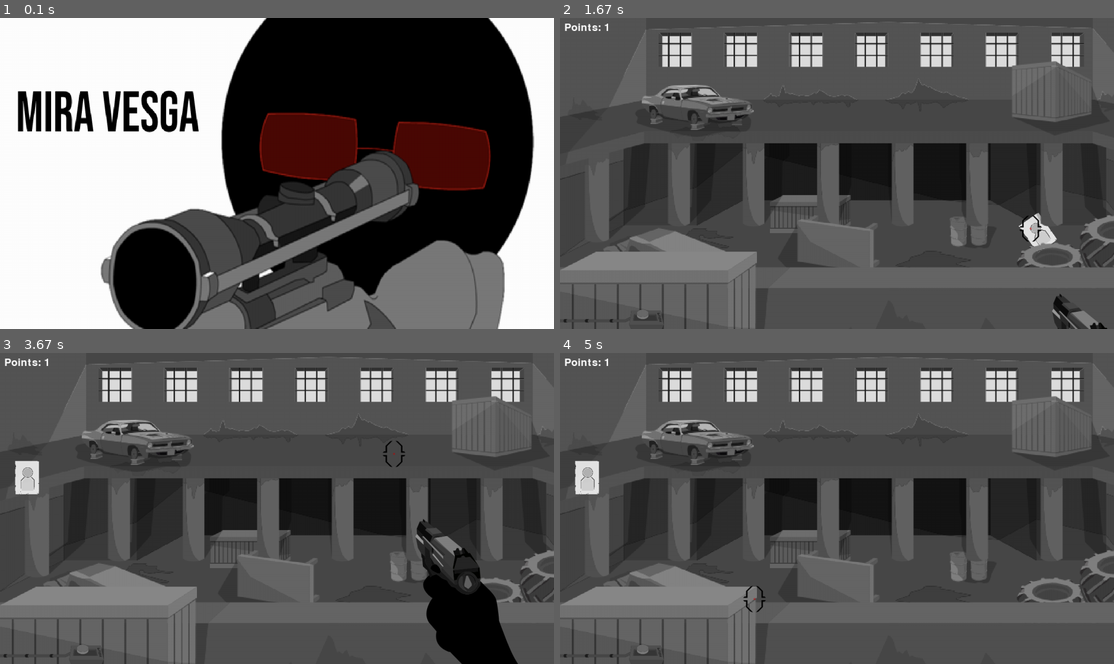
Above: before the commit, frames 1-4 (two rows, left to right).
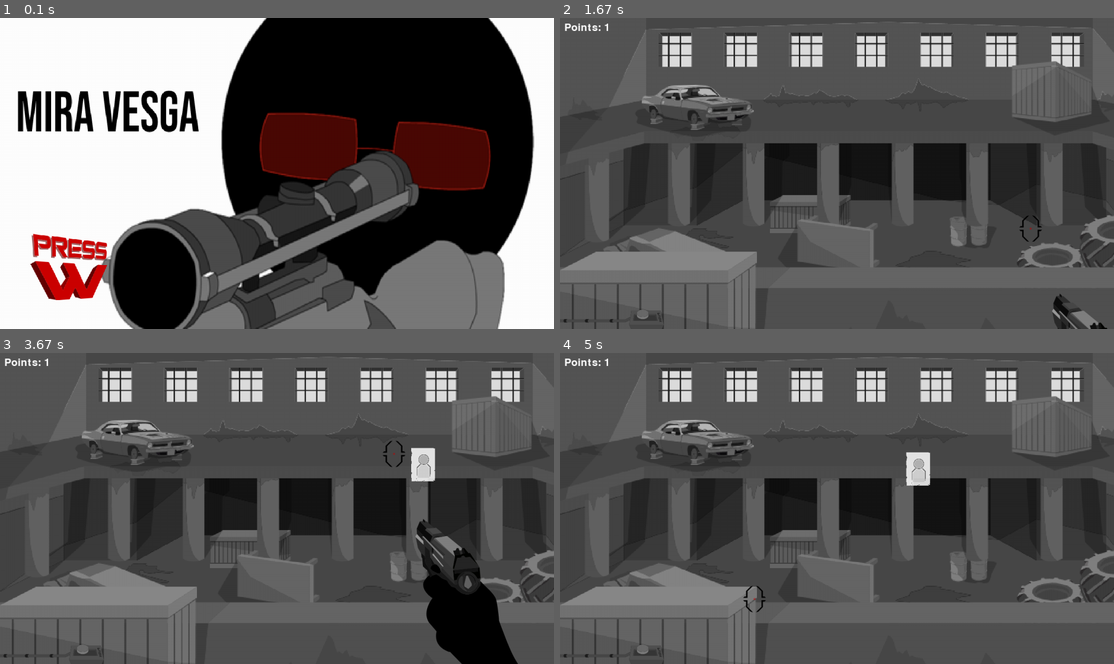
Above: after the commit, the same moments.

Repository: insper-classroom/projeto-pygame-branco
Game: pygame game, started from GAME/game.py
Same seed, same stepped clock (60 frames per second), same inputs: the game is played once before the commit and once after it.
Inputs (mouse positions are in pixels of both pictures, inside the frame that each line leads up to):
- Up to frame 1 (0.1 s): no input
- Up to frame 2 (1.67 s): tap W at 0.33 s; click (704, 176) at 0.72 s; click (1030, 229) at 1.05 s; tap Enter at 1.33 s
- Up to frame 3 (3.67 s): click (249, 589) at 1.72 s; click (260, 455) at 2.05 s; click (188, 405) at 2.38 s; click (421, 480) at 2.72 s; click (448, 502) at 3.05 s; click (393, 452) at 3.38 s
- Up to frame 4 (5 s): click (676, 449) at 3.72 s; click (859, 496) at 4.05 s; click (676, 489) at 4.38 s; click (753, 598) at 4.72 s

The runs differ from the first frame. In frame 1, 1.8% of the frame differs, in the area x 5-20%, y 69-91%; in frame 2, 0.4%; in frame 3, 0.9%; in frame 4, 0.9%.

Commit message:
alvos dasaparecem ao acertar

Diff:
--- a/GAME/draw.py
+++ b/GAME/draw.py
@@ -24,31 +24,9 @@
     self.last_shoot_time = -1
 
 
-  #tela inicial Luise
-  def draw_initial_screen(self, screen):
-    screen.blit(self.assets['tela_inicial'], (0, 0))
-    pygame.display.update()
 
-
-  def draw_sr(self, screen):
-
-    # implementar o start do game
-    if self.state['sr_started']:
-      pass
-
-    mouse_pos_x, mouse_pos_y = self.state['fired_pos']
-
-    self.cronometer += self.clock.get_time()
-
-    target_time = self.cronometer // 1500
-
-    shoot_time = self.cronometer // 200
-
-    if self.last_target_time != target_time:
-      self.random_number = randint(0, 10)
-    self.last_target_time = target_time
-
-    target_list = [
+    # targets organized
+    self.target_list = [
       (self.assets['target_sr'][0], (770, 520)),
       (self.assets['target_sr'][6], (200, 520)),
       (self.assets['target_sr'][7], (450, 460)),
@@ -62,6 +40,37 @@
       (self.assets['target_sr'][5], (1500, 220)),
     ]
 
+    self.target = self.target_list[self.random_number][0]
+
+
+  def draw_initial_screen(self, screen):
+    screen.blit(self.assets['tela_inicial'], (0, 0))
+
+    # press w to start shootingrange
+    if not self.state['sr_started']:
+      screen.blit(self.assets['press_w'], (70, 500))
+
+    pygame.display.update()
+
+
+  def draw_sr(self, screen):
+
+    mouse_pos_x, mouse_pos_y = self.state['fired_pos']
+
+    self.cronometer += self.clock.get_time()
+
+    target_time = self.cronometer // 750
+
+    shoot_time = self.cronometer // 200
+
+    target_list = self.target_list
+
+    if self.last_target_time != target_time:
+      self.random_number = randint(0, 10)
+      self.state['hit'] = False
+    self.last_target_time = target_time
+
+
     screen.fill(black)
 
     # background
@@ -69,16 +78,21 @@
     screen.blit(self.assets['props_sr'], (485, 410))
 
     # behind pillars and cars
-    if self.random_number >= 0 and self.random_number <= 4:
-      screen.blit(target_list[self.random_number][0], target_list[self.random_number][1])
-      self.state['target_info'] = pygame.Rect(target_list[self.random_number][1][0], target_list[self.random_number][1][1], 55, 77)
+    if self.state['hit'] == False:
+      if self.random_number >= 0 and self.random_number <= 4:
+
+        screen.blit(target_list[self.random_number][0], target_list[self.random_number][1])
+        self.state['target_info'] = pygame.Rect(target_list[self.random_number][1][0], target_list[self.random_number][1][1], 55, 77)
+
 
     screen.blit(self.assets['pillars_sr'], (0, 0))
 
     # on top
-    if self.random_number > 4 and self.random_number <= 10:
-      screen.blit(target_list[self.random_number][0], target_list[self.random_number][1])
-      self.state['target_info'] = pygame.Rect(target_list[self.random_number][1][0], target_list[self.random_number][1][1], 55, 77)
+    if self.state['hit'] == False:
+      if self.random_number > 4 and self.random_number <= 10:
+
+        screen.blit(target_list[self.random_number][0], target_list[self.random_number][1])
+        self.state['target_info'] = pygame.Rect(target_list[self.random_number][1][0], target_list[self.random_number][1][1], 55, 77)
 
 
     screen.blit(self.assets['cars_sr'], (100, 100))
@@ -87,9 +101,6 @@
     # buttons
     screen.blit(self.assets['button'], (0, 675))
 
-    # press w to start shootingrange
-    if not self.state['sr_started']:
-      screen.blit(self.assets['press_w'], (70, 500))
 
     # crosshair
     screen.blit(self.assets['crosshair'], (self.state['mouse_x'] - 26, self.state['mouse_y'] - 31))
@@ -114,7 +125,7 @@
       self.state['fired_mark'] = False
     self.last_shoot_time = shoot_time
 
-    # POINTS - Luise
+    # POINTS
     font = pygame.font.Font(None, 36)
     points = self.state['points_sr']
     points_text = font.render(f'Points: {points}', True, white)
@@ -123,3 +134,17 @@
     screen.blit(points_text, points_rect)
 
     pygame.display.update()
+
+
+  def draw_final_screen(self, screen):
+
+    screen.fill(black)
+
+
+    font = pygame.font.Font(None, 70)
+    parabens_text = font.render('PARABÉNS', True, white)
+    parabens_rect = parabens_text.get_rect()
+    parabens_rect.topleft = (650, 200)
+    screen.blit(parabens_text, parabens_rect)
+
+    pygame.display.update()
--- a/GAME/events.py
+++ b/GAME/events.py
@@ -15,6 +15,7 @@
 
     self.clock = clock
 
+
   def all_events(self):
 
     # move crosshair
@@ -22,44 +23,30 @@
 
     # all events
     for event in pygame.event.get():
-      print(event)
 
-      # if player kills game
-      if event.type == pygame.KEYDOWN:
+      if self.state['initial_screen'] == False:
+        if event.type == pygame.KEYDOWN:
+          if event.key == pygame.K_w:
+            self.state['initial_screen'] = True
+            self.assets['button'] = self.assets['button_on']
+            self.state['sr_started'] = True
+      else:
+        # if player kills game
+        if event.type == pygame.KEYDOWN:
 
-        if event.key == pygame.K_w:
-          self.state['initial_screen'] = True
-          self.assets['button'] = self.assets['button_on']
-          self.state['sr_started'] = True
+          if event.key == pygame.K_ESCAPE:
+            return False
+            # ----- #
 
-        if event.key == pygame.K_ESCAPE:
-          return False
-          # ----- #
+        if event.type == pygame.MOUSEBUTTONDOWN:
+          if event.button == 1:
+            self.state['fired'] = True
+            self.state['fired_mark'] = True
+            self.state['fired_pos'] = event.pos
+
+            if self.state['target_info'].collidepoint(event.pos):
+              self.state['hit'] = True
+              self.state['points_sr'] += 1
 
 
-
-      # if event.type == pygame.KEYDOWN:
-
-      #   if event.key == pygame.K_w:
-      #     self.state['initial_screen'] = True
-
-      #   if event.key == pygame.K_ESCAPE:
-      #     return False
-      #     # ----- #
-
-      # if event.type == pygame.KEYDOWN:
-      #   if event.key == pygame.K_w:
-      #     self.assets['button'] = self.assets['button_on']
-      #     self.state['sr_started'] = True
-
-      if event.type == pygame.MOUSEBUTTONDOWN:
-        if event.button == 1:
-          self.state['fired'] = True
-          self.state['fired_mark'] = True
-          self.state['fired_pos'] = event.pos
-
-          if self.state['target_info'].collidepoint(event.pos):
-            print('ACERTOU')
-            self.state['points_sr'] += 1
-
     return True
--- a/GAME/game.py
+++ b/GAME/game.py
@@ -81,7 +81,7 @@
     'fired': False,
     'fired_mark': False,
     'fired_pos':(0, 0),
-
+    'hit': False,
     # where the target is
     'target_info': (0, 0, 55, 77),
 
@@ -108,11 +108,15 @@
       self.state['running'] = loop.all_events()
 
       # draw window
-      if self.state['initial_screen'] == False:
-        draw_win.draw_initial_screen(self.screen)
+      if self.state['points_sr'] < 20:
+
+        if self.state['initial_screen'] == False:
+          draw_win.draw_initial_screen(self.screen)
+        else:
+          draw_win.draw_sr(self.screen)
+
       else:
-        draw_win.draw_sr(self.screen)
-
+        draw_win.draw_final_screen(self.screen)
 
 # run the game
 
